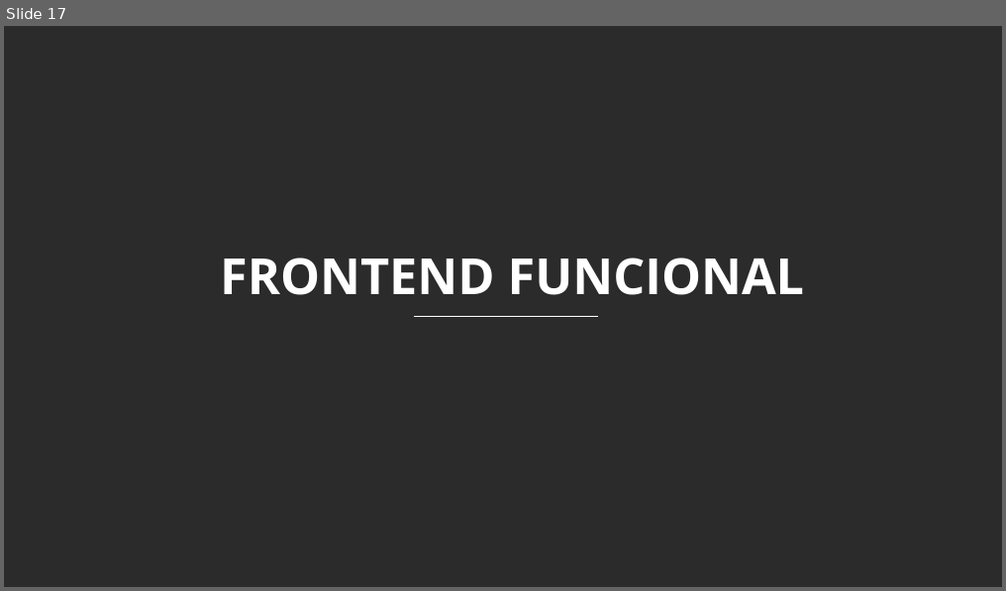
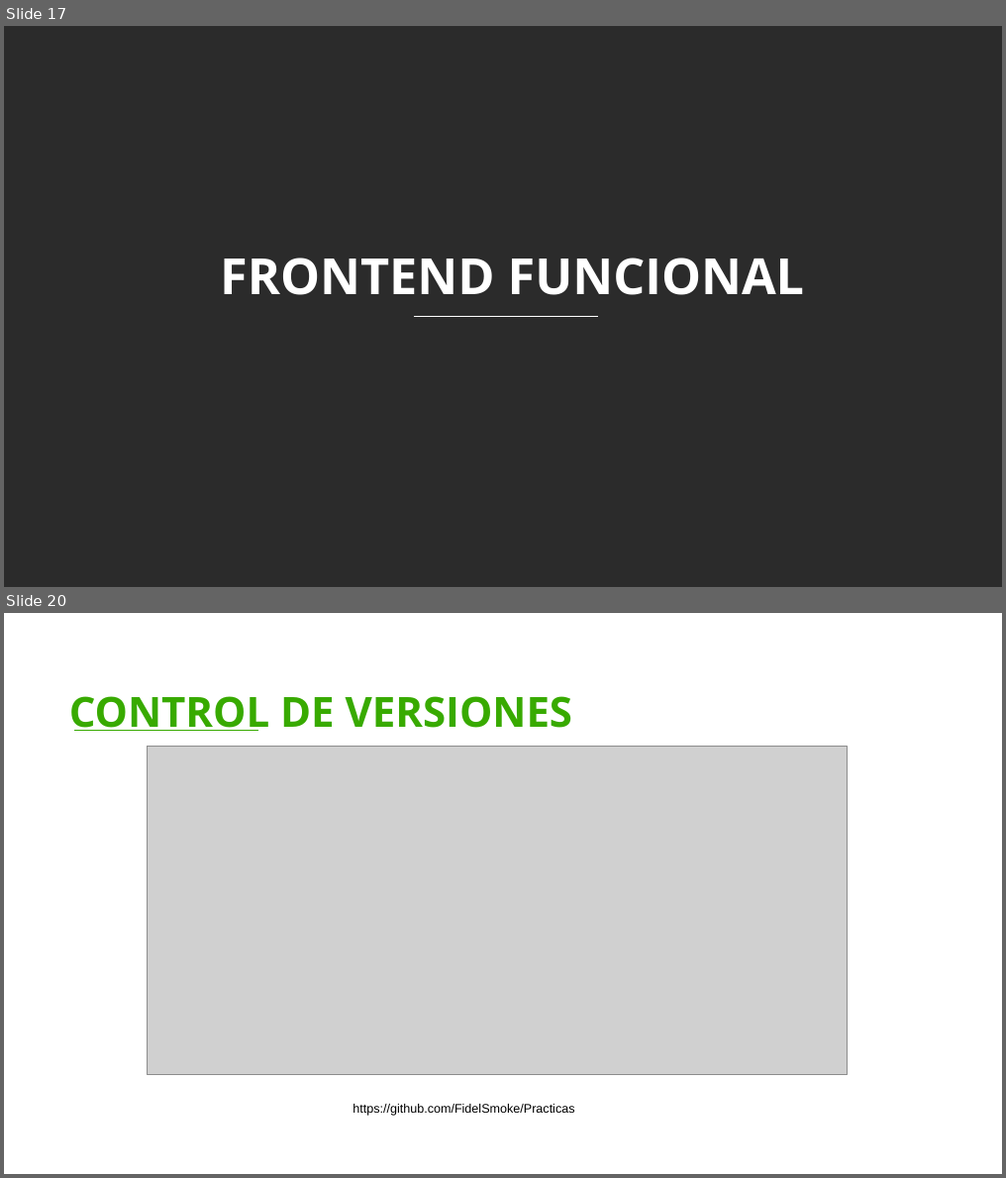
Before and after one commit to FidelSmoke/Practicas, a slide deck: DOCUMENTACION DE MASTER BARBER/ENTREGABLES 3/Entregables Proyecto B.pptx. Shown one above the other, each under a label of ours: slide 17 before the commit, slides 17 and 20 after it; the slides between them are not shown. The pictures are 1006x591 and 1006x1178 pixels, drawn with LibreOffice and Linux fonts; fonts in the diff are those of the drawing; grey boxes stand for pictures; background and template pictures are left out; a plain dark background stands for a picture behind light text. Boxes give left, top, right and bottom in pixels: in the first picture for what was removed or moved away, otherwise in the second. Text is boxed around its words. In the diff, an @@ line names an element or a change of style, - is before the commit and + after.

```diff
--- a/DOCUMENTACION DE MASTER BARBER/ENTREGABLES 3/Entregables Proyecto B.pptx
+++ b/DOCUMENTACION DE MASTER BARBER/ENTREGABLES 3/Entregables Proyecto B.pptx
@@ slide 20 added at (4,613,1002,1174), background picture (left out) @@
@@ text added at (69,696,573,731), 40 pt, text #38AA00, bold @@
+CONTROL DE VERSIONES
@@ line added from (74, 731) to (258, 731), #38AA00 1 pt @@
@@ picture added at (147,747,847,1075) @@
@@ text added at (352,1104,574,1116), 12 pt, text #000000 @@
+https://github.com/FidelSmoke/Practicas
```
Also in this commit, not shown: 3 slides changed, 1 other slide added, 1 other file.
